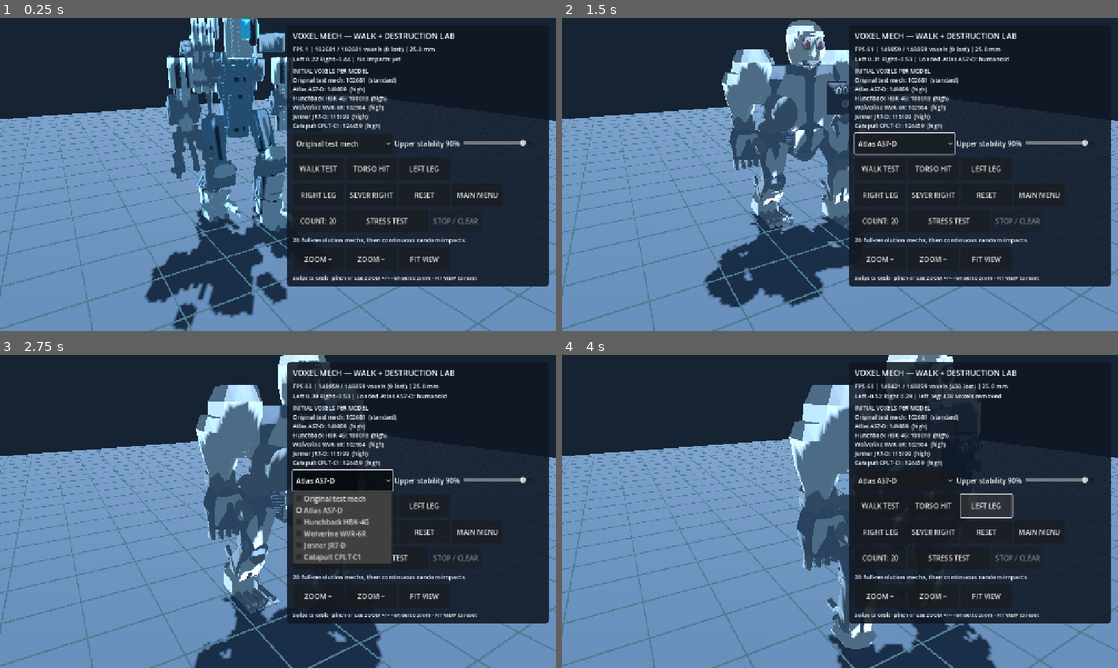
Above: before the commit, frames 1-4 (two rows, left to right).
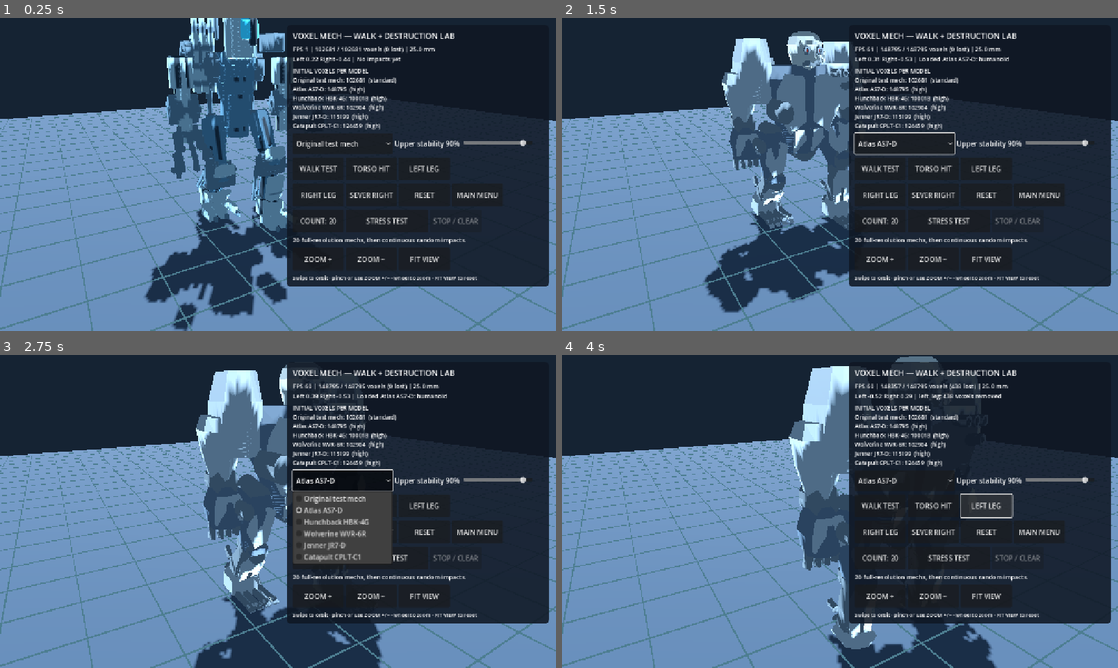
Above: after the commit, the same moments.

Repository: drag0nblad3/BtechMobile
Game: Godot game, scene res://scenes/voxel_mech_lab.tscn
Same seed, same stepped clock (60 frames per second), same inputs: the game is played once before the commit and once after it. This scene is started directly instead of the project's main scene.
Inputs:
- Up to frame 1 (0.25 s): no input
- Up to frame 2 (1.5 s): click "Original test mech" at 0.5 s; click "WALK TEST" at 1.25 s
- Up to frame 3 (2.75 s): click "Atlas AS7-D" at 2 s
- Up to frame 4 (4 s): click "TORSO HIT" at 2.75 s; click "LEFT LEG" at 3.5 s

The runs differ from the first frame. In frame 1, less than 0.1% of the frame differs, in the area x 60-63%, y 22-24%; in frame 2, 2.8%, in the area x 27-66%, y 0-95%; in frame 3, 2.0%; in frame 4, 1.6%.

Commit message:
Reproportion Atlas toward classic miniature: inset smaller skull, narrow angry eye sockets, smaller torso AC/20, raised five-pack launcher

Diff:
--- a/src/view/units/atlas_source_mesh.gd
+++ b/src/view/units/atlas_source_mesh.gd
@@ -223,7 +223,7 @@
 			_ring(-0.8, 3.3, -4.5, 3.2, x),
 			_ring(2.3, 4.0, -5.1, 4.7, x + side * 0.6),
 			_ring(6.3, 3.5, -5.4, 4.5, x + side * 0.4),
-			_ring(8.3, 2.6, -4.5, 3.9, x)
+			_ring(10.0, 2.6, -4.5, 3.9, x)
 		], 4)
 		_round_tube(out, "shoulder-pivot", side * 13.3, 0.0,
 				-0.9, 2.9, 1.6, 8)
@@ -236,35 +236,35 @@
 	# Skull itself: eight detailed silhouette stations. Widest portion is
 	# cheek at Y7, narrow jaw at Y4, domed brow at Y11; not a cube on stalk.
 	_loft(out, "skull-cranium", [
-		_ring(4.8, 2.1, -5.2, 0.2, -0.3),
-		_ring(6.6, 3.1, -7.1, 0.3, -0.3),
-		_ring(8.5, 3.7, -7.6, 0.5, -0.3),
-		_ring(10.9, 3.6, -7.4, 0.5, -0.3),
-		_ring(12.2, 3.2, -6.7, 0.2, -0.3),
-		_ring(13.1, 2.0, -5.6, -0.4, -0.3)
+		_ring(4.8, 2.0, -5.2, 0.2, -0.3),
+		_ring(6.3, 2.6, -7.1, 0.3, -0.3),
+		_ring(7.7, 3.2, -7.6, 0.5, -0.3),
+		_ring(9.2, 3.4, -7.4, 0.5, -0.3),
+		_ring(10.6, 2.8, -6.7, 0.2, -0.3),
+		_ring(11.3, 1.9, -5.6, -0.4, -0.3)
 	], 6)
 	# Sculpt a shallow brow ridge, two deep eye sockets, a projecting nose,
 	# separated cheekbones and a toothed jaw. Separate CSG cutters are meshes.
 	_plate(out, "forehead-brow", [
-		Vector3(-3.1, 10.4, -7.8), Vector3(-2.8, 11.3, -7.6),
-		Vector3(2.8, 11.3, -7.6), Vector3(3.2, 10.4, -7.8)
+		Vector3(-3.0, 9.1, -7.8), Vector3(-2.6, 9.8, -7.6),
+		Vector3(2.6, 9.8, -7.6), Vector3(3.0, 9.1, -7.8)
 	], 0.9, 6)
 	for x in [-1.65, 1.55]:
-		_round_tube(out, "recessed-eye-socket", x, 9.2,
-				-8.6, -6.0, 0.95, 1, 1)
-		_hollow_tube(out, "raised-socket-bezel", x, 9.2,
-				-8.5, -7.6, 1.02, 0.57, 8, 2)
-		_round_tube(out, "inset-red-eye", x, 9.25,
-				-7.9, -7.6, 0.47, 7, 2)
+		_round_tube(out, "recessed-eye-socket", x, 8.15,
+				-8.6, -6.0, 0.65, 1, 1)
+		_hollow_tube(out, "slender-socket-bezel", x, 8.15,
+				-8.45, -7.6, 0.70, 0.36, 8, 2)
+		_round_tube(out, "recessed-red-eye", x, 8.15,
+				-7.9, -7.6, 0.27, 7, 2)
 	for x in [-2.8, 2.4]:
 		_plate(out, "skull-cheek", [
-			Vector3(x - 0.7, 7.6, -7.5), Vector3(x - 0.3, 8.8, -8.0),
-			Vector3(x + 0.7, 8.7, -7.5), Vector3(x + 0.8, 6.3, -7.6)
+			Vector3(x - 0.7, 6.4, -7.5), Vector3(x - 0.3, 8.0, -8.0),
+			Vector3(x + 0.7, 7.8, -7.5), Vector3(x + 0.8, 6.0, -7.6)
 		], 0.9, 6)
 	_plate(out, "nasal-bridge", [
-		Vector3(-0.48, 9.2, -8.1), Vector3(0.5, 9.2, -8.1),
-		Vector3(0.9, 7.6, -8.25), Vector3(0.1, 6.8, -8.55),
-		Vector3(-0.65, 7.6, -8.25)
+		Vector3(-0.48, 8.2, -8.1), Vector3(0.5, 8.2, -8.1),
+		Vector3(0.9, 6.8, -8.25), Vector3(0.1, 6.0, -8.55),
+		Vector3(-0.65, 6.8, -8.25)
 	], 0.8, 6)
 	_plate(out, "clenched-teeth", [
 		Vector3(-2.0, 5.7, -7.5), Vector3(-2.5, 6.6, -7.3),
@@ -272,24 +272,24 @@
 	], 0.8, 8)
 	# Torso-mounted AC/20 right, not a fake second gun attached to fist.
 	_hollow_tube(out, "ac20-real-bored-barrel", 8.4, -1.9,
-			-10.7, -4.0, 2.8, 1.12, 8)
+			-10.8, -4.0, 1.9, 0.74, 8)
 	_round_tube(out, "ac20-through-bore", 8.4, -1.9,
-			-10.9, -2.9, 1.12, 1, 1)
+			-11.0, -2.9, 0.74, 1, 1)
 	# The left flank contains the AS7-D five-opening LRM grouping.
-	_loft(out, "lrm-shoulder-housing", [
-		_ring(-3.3, 3.5, -8.2, -4.4, -7.8),
-		_ring(2.7, 3.6, -8.2, -4.4, -7.8)
-	], 9)
+	_loft(out, "raised-lrm-five-pack", [
+		_ring(0.8, 3.1, -7.5, -3.4, -8.0),
+		_ring(6.0, 2.8, -7.6, -3.2, -8.0)
+	], 4)
 	for x in [-9.9, -8.0, -6.1]:
-		for y in [-1.3, 1.2]:
-			if x == -6.1 and y == -1.3:
+		for y in [2.0, 4.3]:
+			if x == -6.1 and y == 2.0:
 				continue
-			_hollow_tube(out, "lrm-port-metal-rim", x, y, -9.0,
-					-5.2, 0.70, 0.42, 8)
+			_hollow_tube(out, "lrm-port-metal-rim", x, y, -9.1,
+					-4.9, 0.70, 0.42, 8)
 			_round_tube(out, "lrm-port-csg-bore", x, y, -9.2,
-					-5.2, 0.43, 1, 1)
-			_round_tube(out, "lrm-rear", x, y, -5.55,
-					-5.3, 0.36, 3, 2)
+					-3.7, 0.43, 1, 1)
+			_round_tube(out, "lrm-rear", x, y, -3.9,
+					-3.7, 0.34, 3, 2)
 	# Rear reactor grilles and descending belt, each angled armor plate.
 	for x in [-6.0, 5.8]:
 		_loft(out, "reactor-duct", [
